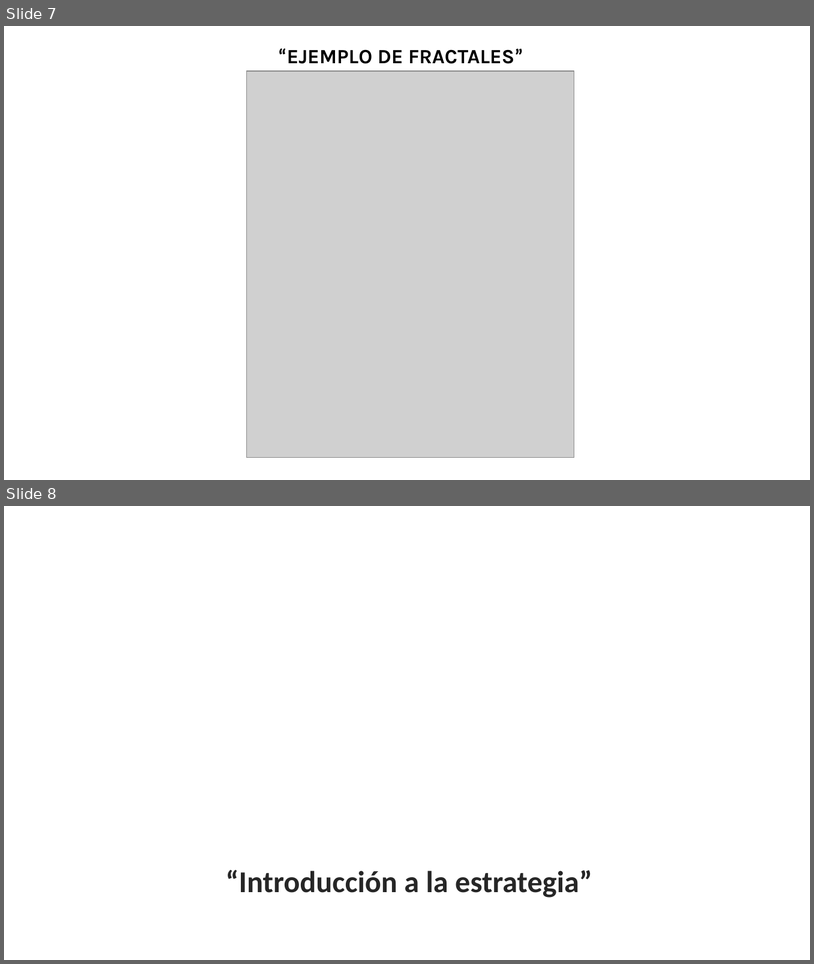
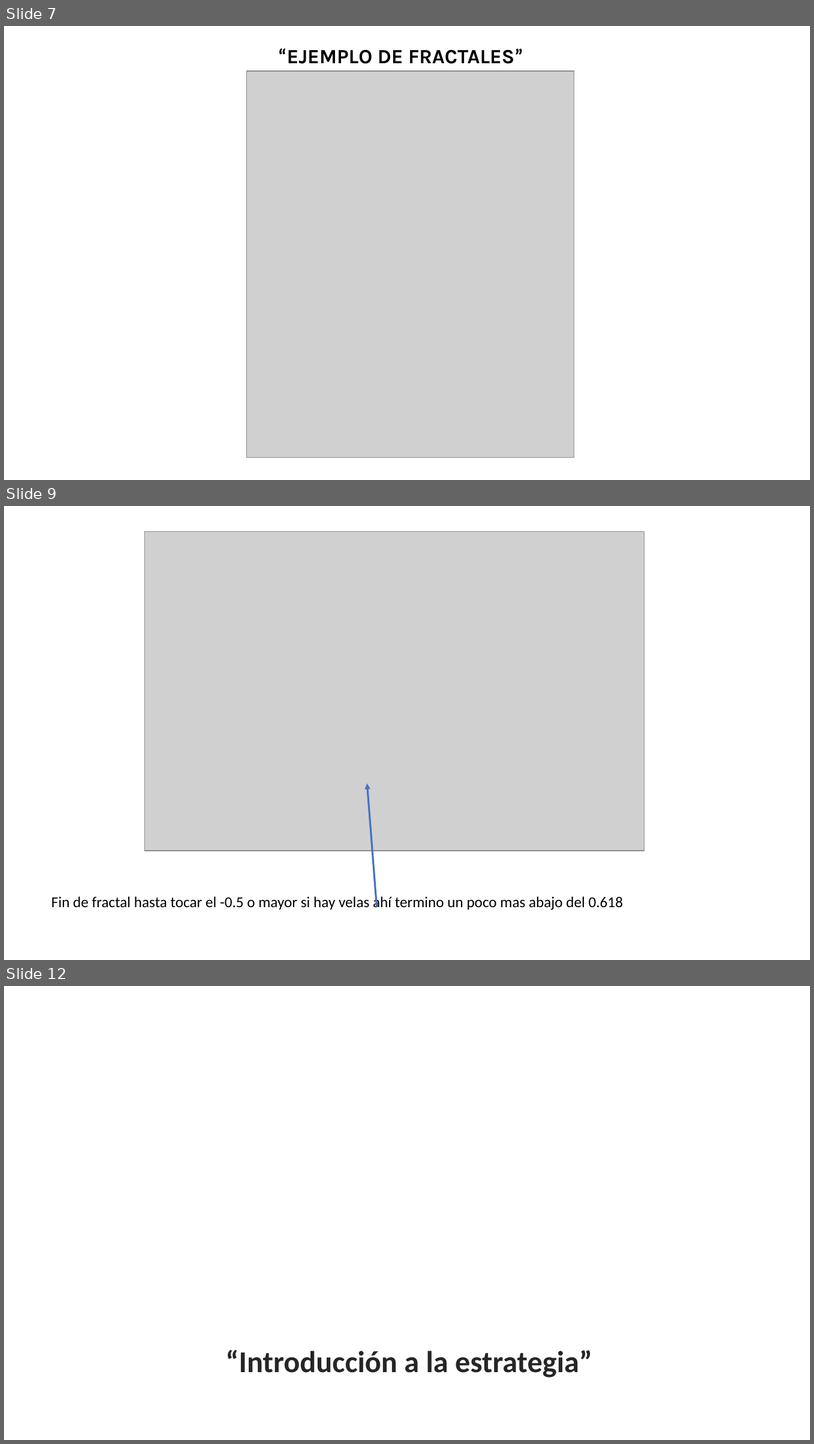
Before and after one commit to Edd1eware/Yields_Academy, a slide deck: Manual_YIELDS_ACADEMY.pptx. Shown one above the other, each under a label of ours: slides 7 and 8 before the commit, slides 7, 9 and 12 after it; the slides between them are not shown. The pictures are 814x964 and 814x1444 pixels, drawn with LibreOffice and Linux fonts; fonts in the diff are those of the drawing; grey boxes stand for pictures; background and template pictures are left out. Boxes give left, top, right and bottom in pixels: in the first picture for what was removed or moved away, otherwise in the second. Text is boxed around its words. In the diff, an @@ line names an element or a change of style, - is before the commit and + after.

```diff
--- a/Manual_YIELDS_ACADEMY.pptx
+++ b/Manual_YIELDS_ACADEMY.pptx
@@ slide 9 added at (4, 506, 810, 960), background #FFFFFF @@
@@ picture added at (145, 531, 645, 851) @@
@@ arrow added from (377, 906) to (368, 783), #4472C4 2.25 pt @@
@@ text added at (51, 894, 623, 910), 18 pt, text #000000 @@
+Fin de fractal hasta tocar el -0.5 o mayor si hay velas ahí termino un poco mas abajo del 0.618
@@ what was slide 8 is now slide 12 @@
```
Also in this commit, not shown: 3 other slides added.
